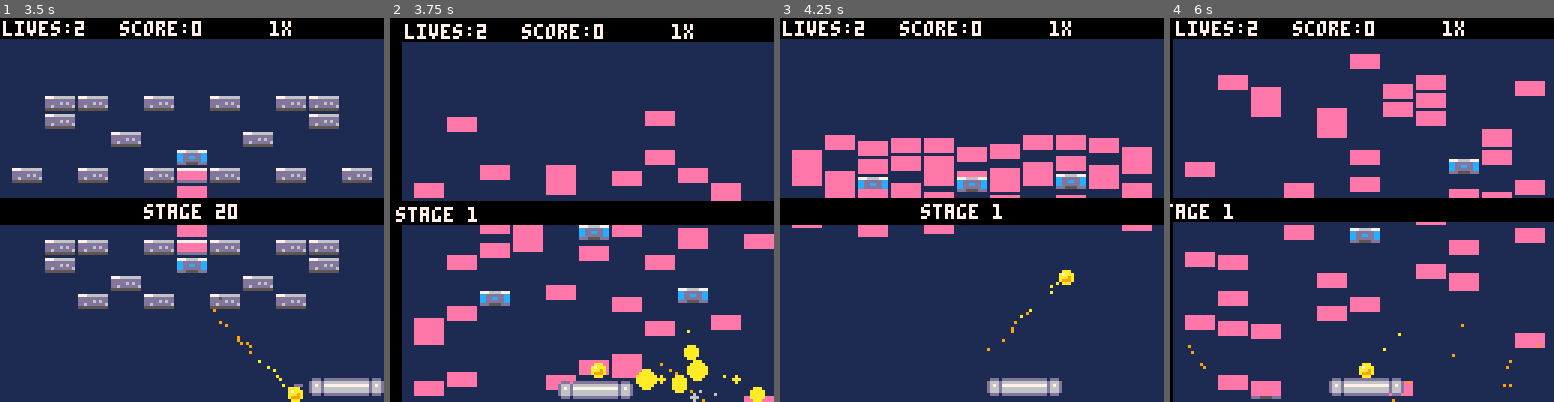
Above: before the commit, frames 1-4 (left to right).
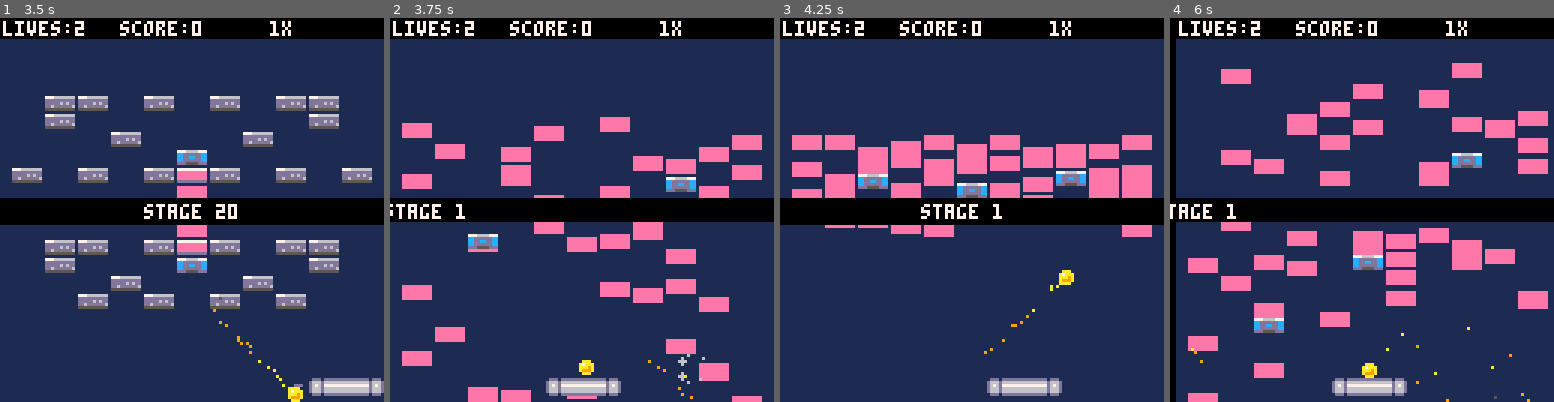
Above: after the commit, the same moments.

Repository: grantconnerywalker/MyPico-8Carts
Game: PICO-8 cartridge mybreakout.p8
Same seed, same stepped clock (60 frames per second), same inputs: the game is played once before the commit and once after it.
Inputs:
- Up to frame 1 (3.5 s): tap O (Z key) at 0.33, 0.7, 1.43, 2.22, 3.1 s; tap X (X key) at 1.07, 2.07, 2.4, 2.73, 3.07, 3.4 s; hold Left 1.97-2.37 s; hold Down 2.42-2.82 s; hold Right from 2.87 s (still down)
- Up to frame 2 (3.75 s): release Right at 3.53 s; hold Up from 3.58 s (still down); tap X (X key) at 3.73 s
- Up to frame 3 (4.25 s): tap O (Z key) at 3.98 s; tap X (X key) at 4.07 s; release Up at 4.08 s; hold Right from 4.13 s (still down)
- Up to frame 4 (6 s): tap X (X key) every 0.33 s from 4.4 to 5.73 s; release Right at 4.53 s; hold Down 4.58-5.08 s; tap O (Z key) at 4.87, 5.75 s; hold Left 5.13-5.8 s; hold Up from 5.85 s (still down)

Frame 1 is identical in both runs. In frame 2, 26% of the frame differs, in the area x 0-100%, y 0-100%; in frame 3, 7.0%; in frame 4, 24%.

Commit message:
Update mybreakout.p8

Diff:
--- a/mybreakout.p8
+++ b/mybreakout.p8
@@ -2347,18 +2347,11 @@
  _b.x=_c.x
  _b.y=_c.y
 
-
- --reflect
- if _c.d=="left" or _c.d=="right" then
-  _b.dx=-_b.dx
- else
-  _b.dy=-_b.dy
- end
-
  if _c.t=="wall" then
   ----------------
   --wall collision
   ----------------
+  reflect(_b,_c)
   --puft and sound
   checkinf(_b)
   spawnpuft(_b.x,_b.y)
@@ -2367,23 +2360,57 @@
   ----------------
   --pad collision
   ----------------
+  local bend,angf
   multiplier=1
   infcounter=0
-  _b.rammed=false
+
+		-- hit side. save?
+  if _c.d=="left" or _c.d=="right" then
+  	if (_b.y+ball_r)>(pad_y+(pad_h/2)) then
+  		-- lost ball
+  		_b.rammed=true
+  	else
+  		-- save it
+  		bend=true
+  		angf=false
+  		--if _c.d=="left" then
+  		--	angf=false
+  		--else
+  		--	angf=false
+  		--end
+  		_c.d="top"
+  		_b.y=pad_y-ball_r
+  	end
+  end
+  reflect(_b,_c)
+
   --change angle
-  if abs(pad_dx)>2 and _c.d=="top" then
-   if sign(pad_dx)==sign(_b.dx) then
-    --flatten angle
-    setang(_b,mid(0,_b.ang-1,2))
-   else
-    --raise angle
-    if _b.ang==2 then
-     _b.dx=-_b.dx
-    else
-     setang(_b,mid(0,_b.ang+1,2))
-    end
-   end
-  end
+  if _c.d=="top" then
+	  if abs(pad_dx)>2 then
+	  	bend=true
+	  	if sign(pad_dx)==sign(_b.dx) then
+	  		angf=true
+	  	else
+	  		angf=false
+	  	end
+	  end
+	  if bend then
+	   if angf then
+	    --flatten angle
+	    setang(_b,mid(0,_b.ang-1,2))
+	   else
+	    --raise angle
+	    if _b.ang==2 then
+	     _b.dx=-_b.dx
+	    else
+	     setang(_b,mid(0,_b.ang+1,2))
+	    end
+	   end
+	  end
+	 end
+	 --reset pos
+	 _b.y=pad_y-ball_r-1
+
   --catch powerup
   if sticky and _c.d=="top" then
    releasestuck()
@@ -2398,11 +2425,21 @@
   ----------------
   --brick collision
   ----------------
+  reflect(_b,_c)
   checkinf(_b)
   hitbrick(_c.brick,true)
   if _c.brick.t=="i" then
    spawnpuft(_b.x,_b.y)
   end
+ end
+end
+
+function reflect(_b, _c)
+ --reflect ball
+ if _c.d=="left" or _c.d=="right" then
+  _b.dx=-_b.dx
+ else
+  _b.dy=-_b.dy
  end
 end
 
@@ -2464,10 +2501,10 @@
 		end
 		--change speed of ball
 		if sign(_b.dx)==sign(pad_dx) then
-			_b.dx+=(pad_dx*2)
+			_b.dx+=pad_dx
 		else
 			_b.dx=-_b.dx
-			_b.dx+=(pad_dx*2)
+			_b.dx+=pad_dx
 		end
 
 		--reset ball position
